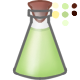
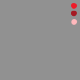
The second 80×80 image is a revision of the first. Changes to its layers:
hid "taste palette", moved it above "smell palette" over [0, 0, 80, 64]
added layer "smell palette" above "sound palette" over [0, 0, 80, 64]
hid group "bottle" (1st of 2) (11 layers) over [0, 0, 80, 80]
painted on "lighten" (1st of 3, in "bottle" › "bottle") over [0, 0, 80, 80]
painted on "shade" (1st of 27, in "bottle" › "bottle") over [0, 0, 80, 80]
painted on "outline" (2nd of 11, in "bottle" › "cork") over [0, 0, 80, 64]
painted on "color tint overlay" over [0, 0, 80, 64]
added group "smell" with 23 layers above "taste" over [0, 0, 80, 80]
hid group "taste" (58 layers) over [0, 0, 80, 80]
hid group "ingredient lime juice" (6 layers) over [0, 0, 80, 80]
